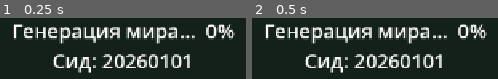
Above: before the commit, frames 1-2 (left to right).
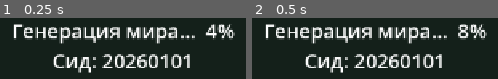
Above: after the commit, the same moments.

Repository: Temeramor/Plant_Generator
Game: Godot game, scene res://main.tscn
The game is run twice, just before and just after one commit, with the same random seed, the same clock (stepped at 60 frames per second) and the same inputs.
Inputs:
- Up to frame 1 (0.25 s): no input
- Up to frame 2 (0.5 s): no input

The runs differ from the first frame. In frame 1, 0.8% of the frame differs, in the area x 83-89%, y 9-37%; in frame 2, 0.6%.

Commit message:
Add five-tree comparison test map

Diff:
--- a/scripts/chunk_gen.gd
+++ b/scripts/chunk_gen.gd
@@ -6,7 +6,6 @@
 const CH_M := 16.0
 const VS := 0.1
 const COVER_H := 32
-const TREE_DENSITY := 0.75   # 0..1.3 — густота деревьев
 const GRASS_CLUMPS := 90     # число пучков травы на чанк
 
 
@@ -28,29 +27,25 @@
     return wx * wx + wz * wz < 16.0
 
 
-static func _pick_kind(region: float, r: float) -> int:
-    if region < 0.32:  # хвойный лес
-        if r < 0.7:
-            return PlantGen.Kind.SPRUCE
-        if r < 0.9:
-            return PlantGen.Kind.BIRCH
+## Координаты чанков тестовой пятёрки: дуб, берёза, каштан, тополь, ель.
+## Все остальные чанки не создают деревья; подлесок генерируется как обычно.
+static func _comparison_tree_kind(cx: int, cz: int) -> int:
+    if cx == 2 and cz == 2:
+        return PlantGen.Kind.OAK
+    if cx == -2 and cz == 0:
+        return PlantGen.Kind.BIRCH
+    if cx == 2 and cz == 0:
+        return PlantGen.Kind.CHESTNUT
+    if cx == 0 and cz == -2:
         return PlantGen.Kind.POPLAR
-    if r < 0.36:
-        return PlantGen.Kind.OAK
-    if r < 0.59:
-        return PlantGen.Kind.BIRCH
-    if r < 0.77:
-        return PlantGen.Kind.CHESTNUT
-    if r < 0.88:
-        return PlantGen.Kind.POPLAR
-    return PlantGen.Kind.SPRUCE
+    if cx == 0 and cz == 2:
+        return PlantGen.Kind.SPRUCE
+    return -1
 
 
 static func generate(world_seed: int, cx: int, cz: int, lod: int) -> Dictionary:
     var rng := RandomNumberGenerator.new()
     rng.seed = mix(world_seed, cx, cz)
-    var forest := _noise(world_seed + 11, 0.010)
-    var kindn := _noise(world_seed + 23, 0.018)
     var meadow := _noise(world_seed + 37, 0.035)
     var rockn := _noise(world_seed + 51, 0.022)
     var ox_m := cx * CH_M
@@ -60,29 +55,30 @@
     var cols: Array = []
     var face_seed := mix(world_seed, cx, cz)
 
-    # ---------- деревья (по одному кандидату в каждой четверти чанка)
+    # ---------- фиксированный тест: по одному дереву каждого вида
+    # Сохраняем прежнее количество обращений к RNG чанка: это оставляет
+    # размещение кустов, камней, цветов и травы прежним.
     for sx in 2:
         for sz in 2:
-            var tx := rng.randf_range(1.5, 6.5) + sx * 8.0
-            var tz := rng.randf_range(1.5, 6.5) + sz * 8.0
-            var roll := rng.randf()
-            var kroll := rng.randf()
-            var tseed := rng.randi()
-            var wx := ox_m + tx
-            var wz := oz_m + tz
-            var f := forest.get_noise_2d(wx, wz) * 0.5 + 0.5
-            var prob := clampf((f - 0.38) * 2.6, 0.0, 0.95) * TREE_DENSITY
-            if roll > prob or _near_spawn(wx, wz):
-                continue
-            var kind := _pick_kind(kindn.get_noise_2d(wx, wz) * 0.5 + 0.5, kroll)
-            var g := PlantGen.make_tree(kind, tseed, lod)
-            var th: float = g.meta.get("trunk_h", 30.0)
-            var tr: float = g.meta.get("trunk_r", 3.0)
-            # Дерево дальнего LOD уже построено на сетке 20 см — повторный downsample
-            # уменьшил бы физический размер. Общий подлесок упрощается отдельно ниже.
-            g.emit(md, Vector3(tx, 0.0, tz), vs, tseed)
-            cols.append({"kind": "cyl", "pos": Vector3(tx, th * VS * 0.5, tz),
-                    "r": maxf(0.15, tr * VS * 0.85), "h": th * VS})
+            var _tx := rng.randf_range(1.5, 6.5) + sx * 8.0
+            var _tz := rng.randf_range(1.5, 6.5) + sz * 8.0
+            var _roll := rng.randf()
+            var _kroll := rng.randf()
+            var _tseed := rng.randi()
+
+    var fixed_kind := _comparison_tree_kind(cx, cz)
+    if fixed_kind >= 0:
+        # Дерево стоит в центре назначенного чанка и не меняет позицию от сида.
+        var tx := CH_M * 0.5
+        var tz := CH_M * 0.5
+        var tseed := mix(world_seed + 101 + fixed_kind * 7919, cx, cz)
+        var g := PlantGen.make_tree(fixed_kind, tseed, lod)
+        var th: float = g.meta.get("trunk_h", 30.0)
+        var tr: float = g.meta.get("trunk_r", 3.0)
+        # Дальняя детализация создаётся напрямую в сетке 20 см, без повторного downsample.
+        g.emit(md, Vector3(tx, 0.0, tz), vs, tseed)
+        cols.append({"kind": "cyl", "pos": Vector3(tx, th * VS * 0.5, tz),
+                "r": maxf(0.15, tr * VS * 0.85), "h": th * VS})
 
     # ---------- подлесок: кусты, камни (общая сетка чанка)
     var cover := VoxGrid.new(CH_VOX, COVER_H, CH_VOX)
Not shown, changed: CHANGELOG.md
Not shown, changed: README.md
